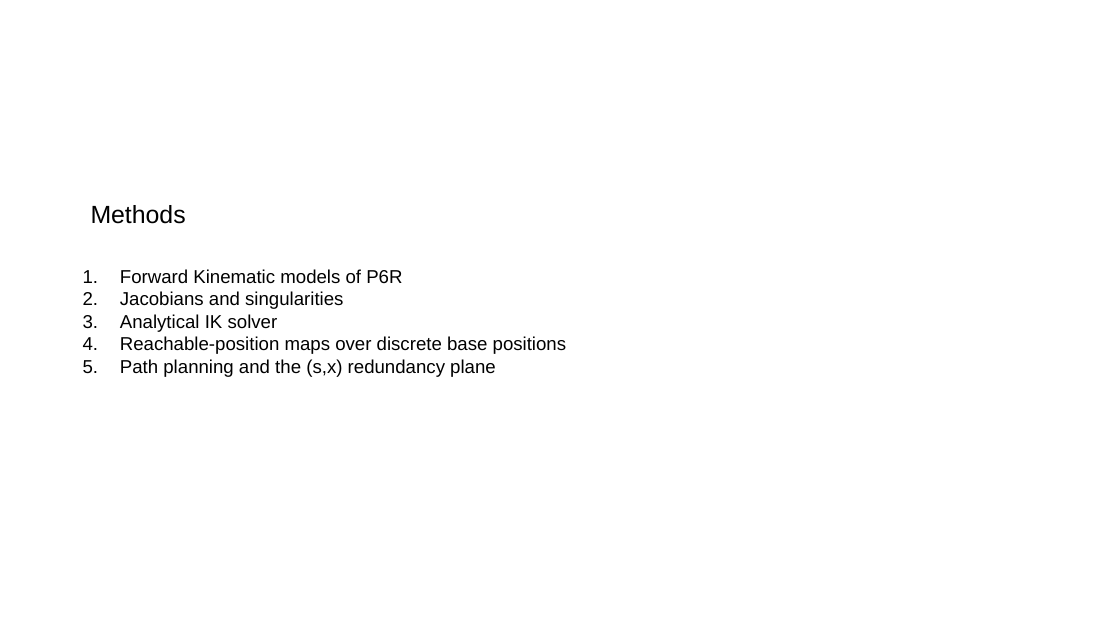
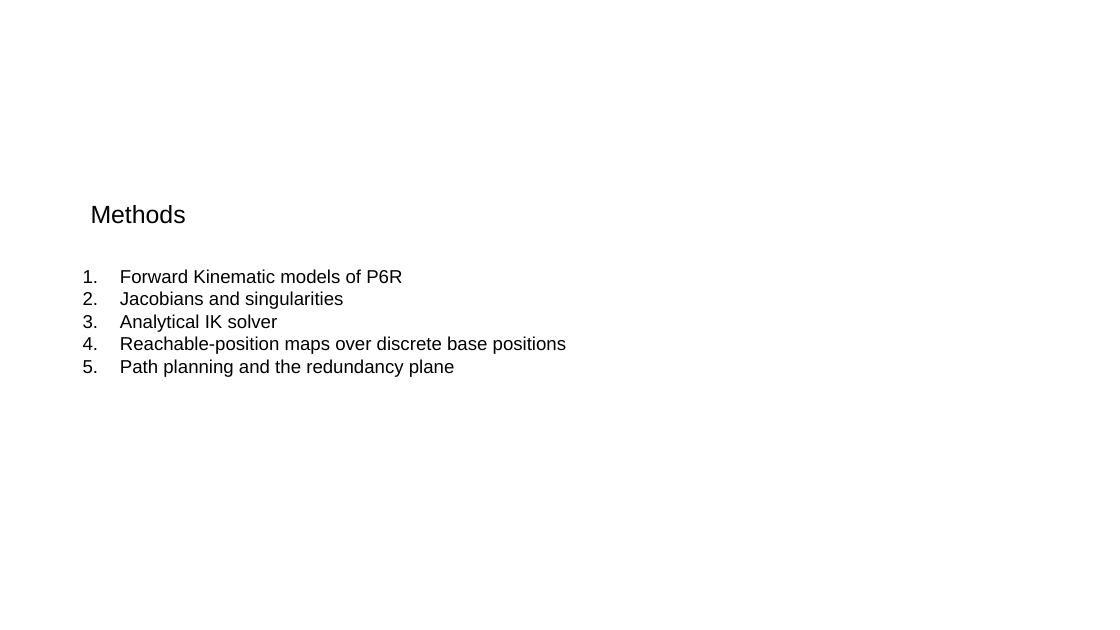
Before and after one commit to wenqian157/p6r_planner, a slide deck: slide 3 of results/presentation/P6R_presentation.pptx. Drawn at 1120x630 pixels with LibreOffice and Linux fonts; fonts in the diff are those of the drawing. Boxes give left, top, right and bottom in pixels: in the first picture for what was removed or moved away, otherwise in the second. Text is boxed around its words. In the diff, an @@ line names an element or a change of style, - is before the commit and + after.

```diff
--- a/results/presentation/P6R_presentation.pptx
+++ b/results/presentation/P6R_presentation.pptx
@@ text at [120, 359, 455, 377]: text changed @@
-5. Path planning and the (s,x) redundancy plane
+5. Path planning and the redundancy plane
```
Also in this commit, not shown: 3 other slides changed.
